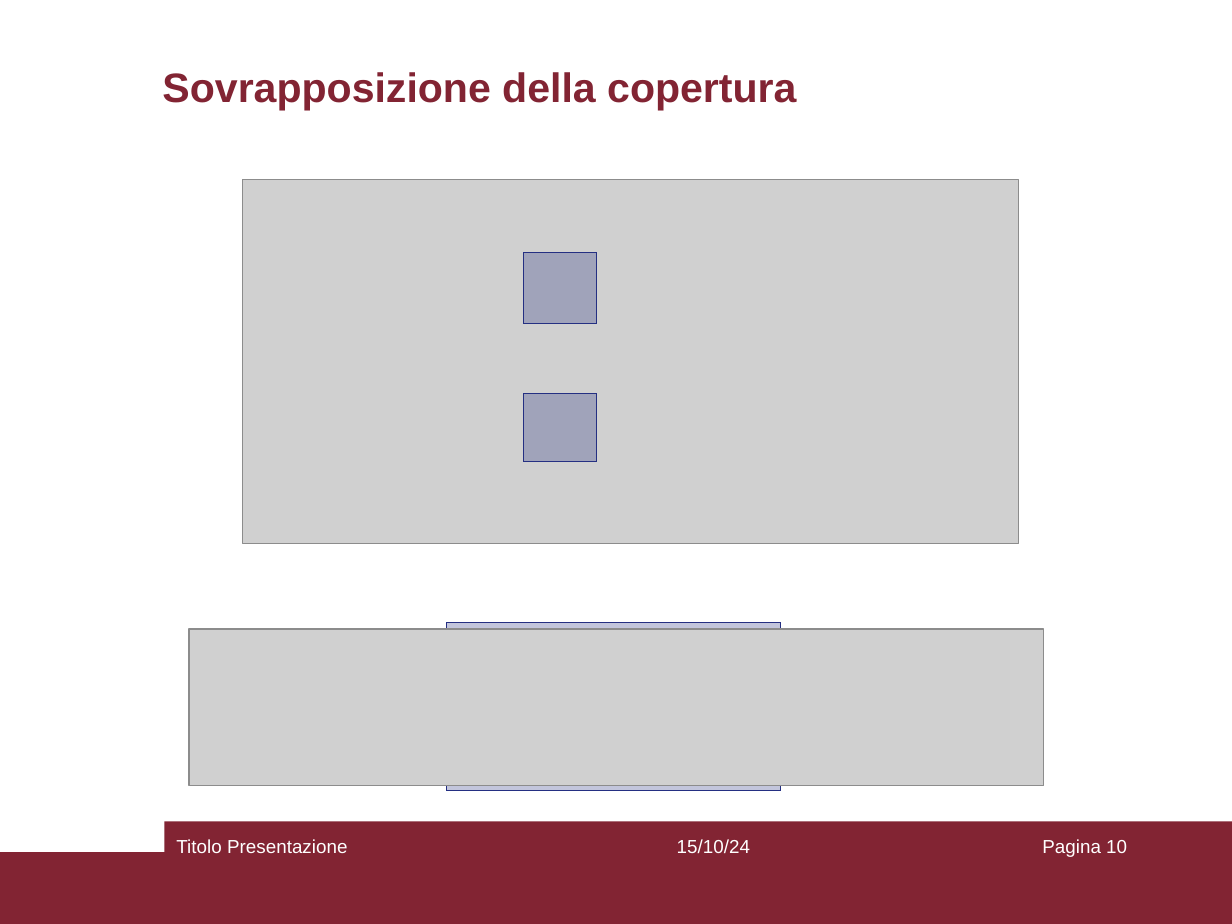
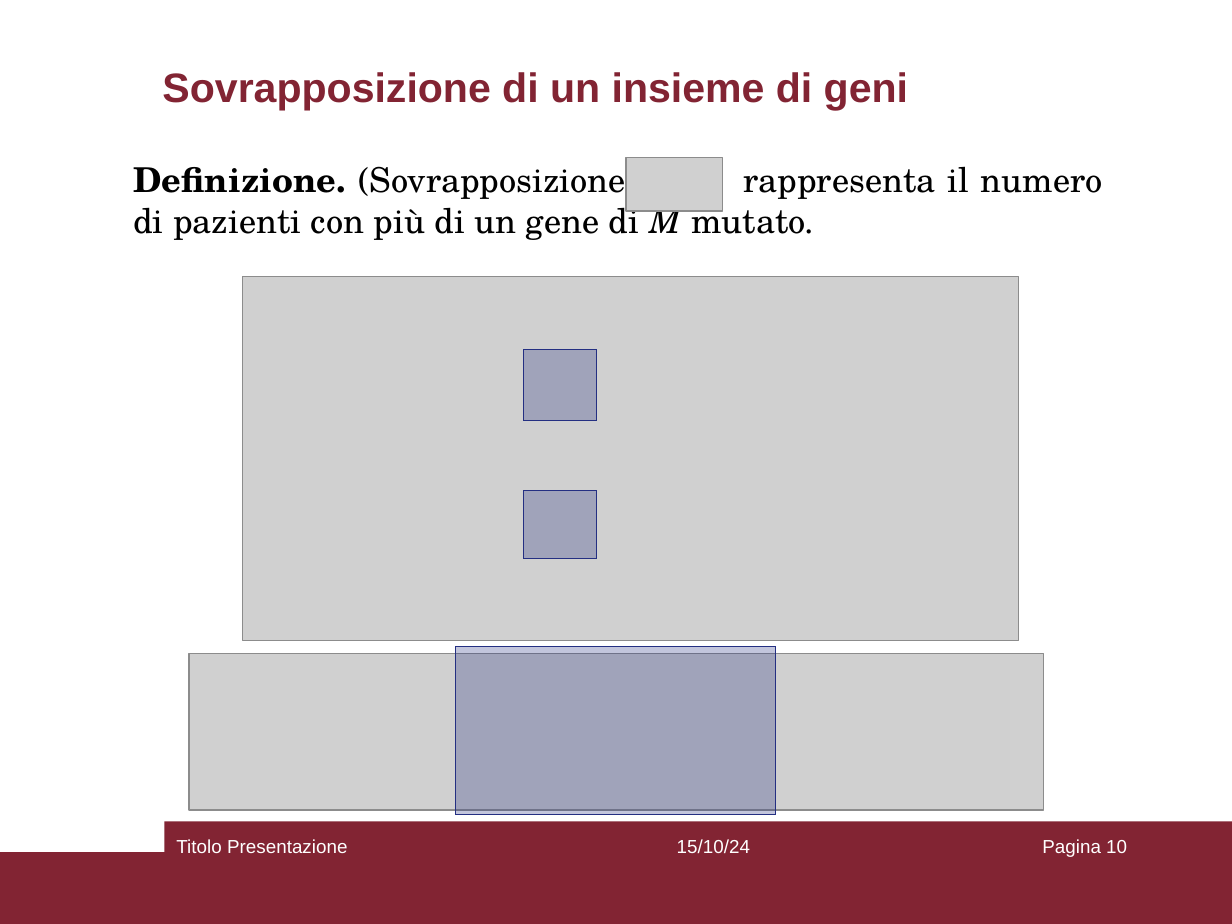
Before and after one commit to aflaag/bsc-thesis, a slide deck: slide 10 of presentation/slides.odp. Drawn at 1232x924 pixels with LibreOffice and Linux fonts; fonts in the diff are those of the drawing; grey boxes stand for pictures. Boxes give left, top, right and bottom in pixels: in the first picture for what was removed or moved away, otherwise in the second. Text is boxed around its words. In the diff, an @@ line names an element or a change of style, - is before the commit and + after.

Commit message:
added text to slides

```diff
--- a/presentation/slides.odp
+++ b/presentation/slides.odp
@@ title at box(162, 72, 908, 110): text changed @@
-Sovrapposizione della copertura
+Sovrapposizione di un insieme di geni
@@ text added at box(133, 158, 1103, 243), 20 pt, text #000000 @@
+Definizione. (Sovrapposizione) rappresenta il numero di pazienti con più di un gene di M mutato.
@@ picture added at box(626, 158, 723, 211) @@
@@ picture: place and size @@
-picture at box(243, 180, 1019, 543)
+picture at box(243, 277, 1019, 641)
@@ rectangle: place and size @@
-rectangle at box(395, 180, 723, 533)
+rectangle at box(395, 276, 723, 630)
@@ rectangle: place and size @@
-rectangle at box(524, 393, 596, 462)
+rectangle at box(524, 349, 596, 420)
@@ rectangle: place and size @@
-rectangle at box(524, 253, 596, 324)
+rectangle at box(524, 490, 596, 559)
@@ picture: place and size @@
-picture at box(190, 630, 1045, 786)
+picture at box(190, 653, 1045, 809)
@@ rectangle: place and size @@
-rectangle at box(446, 622, 781, 791)
+rectangle at box(456, 647, 776, 816)
```
Also in this commit, not shown: 18 other slides changed, 4 other files.
